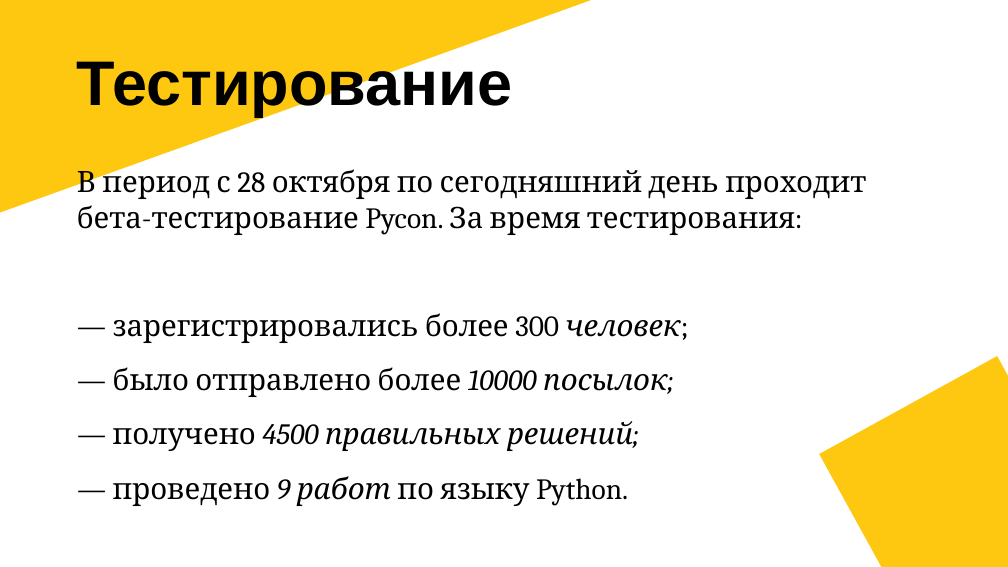
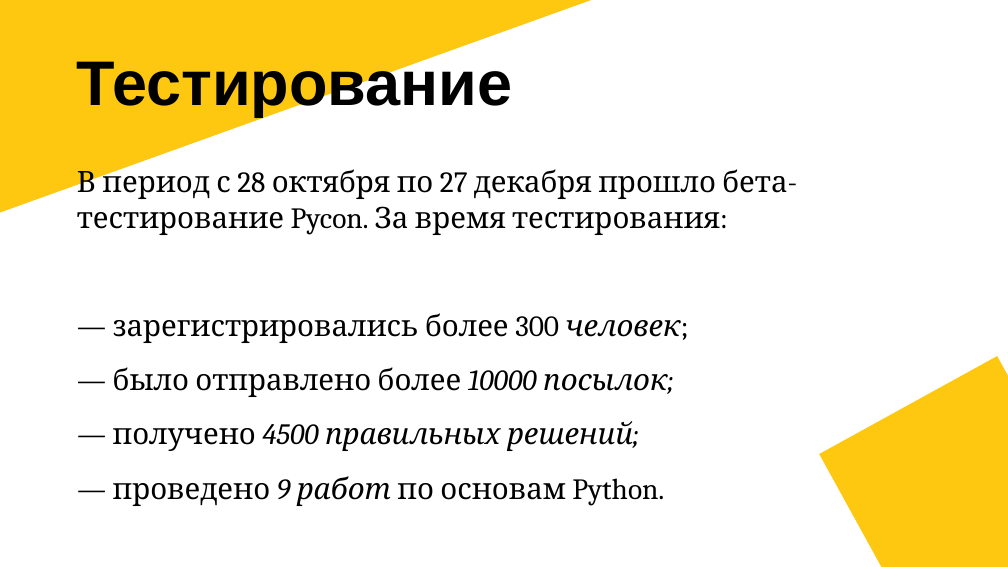
Before and after one commit to AdamArutyunov/Pycon, a slide deck: slide 16 of docs/Pycon.pptx (slide 8 before the commit). Drawn at 1008x567 pixels with LibreOffice and Linux fonts; fonts in the diff are those of the drawing. Boxes give left, top, right and bottom in pixels: in the first picture for what was removed or moved away, otherwise in the second. Text is boxed around its words. In the diff, an @@ line names an element or a change of style, - is before the commit and + after.

```diff
--- a/docs/Pycon.pptx
+++ b/docs/Pycon.pptx
@@ text at [77,165,787,235]: text changed @@
-В период с 28 октября по сегодняшний день проходит бета-тестирование Pycon. За время тестирования:
+В период с 28 октября по 27 декабря прошло бета-тестирование Pycon. За время тестирования:
@@ text at [113,476,664,506]: text changed @@
-— проведено 9 работ по языку Python.
+— проведено 9 работ по основам Python.
```
Also in this commit, not shown: 2 other slides changed, 12 slides added, 2 slides removed.
